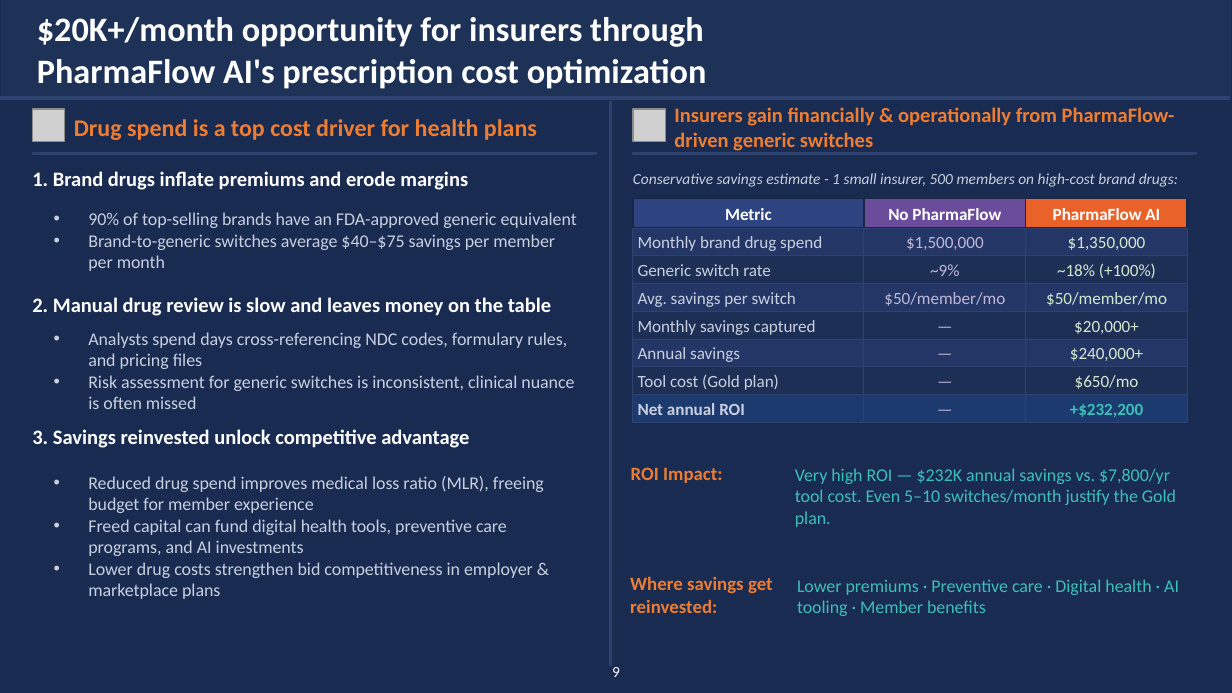
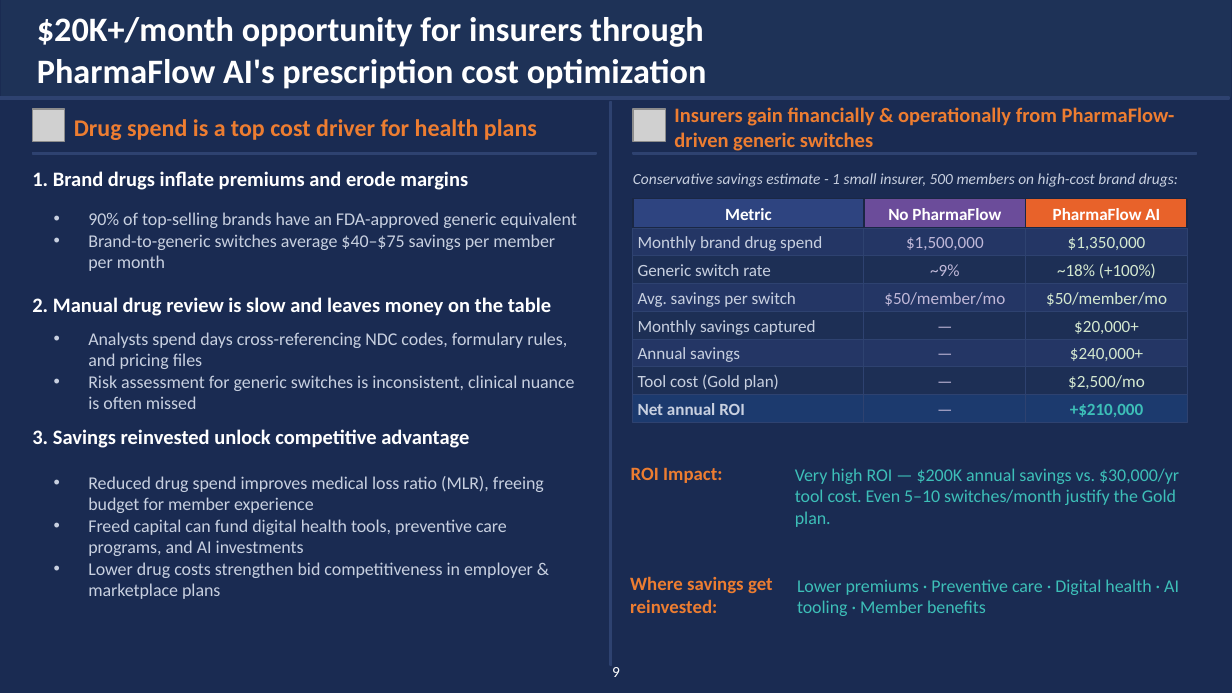
Before and after one commit to Aditimittal2809/PharmaFlow-AI, a slide deck: slide 7 of PharmaFlow_pitchdeck.pptx. Drawn at 1232x693 pixels with LibreOffice and Linux fonts; fonts in the diff are those of the drawing; grey boxes stand for pictures. Boxes give left, top, right and bottom in pixels: in the first picture for what was removed or moved away, otherwise in the second. Text is boxed around its words. In the diff, an @@ line names an element or a change of style, - is before the commit and + after.

Commit message:
PitchDeck Comit

```diff
--- a/PharmaFlow_pitchdeck.pptx
+++ b/PharmaFlow_pitchdeck.pptx
@@ text at <box>1068,375,1145,389</box>: text changed @@
-$650/mo
+$2,500/mo
@@ text at <box>1070,404,1143,417</box>: text changed @@
-+$232,200
++$210,000
@@ text at <box>795,468,1179,527</box>: text changed @@
-Very high ROI — $232K annual savings vs. $7,800/yr tool cost. Even 5–10 switches/month justify the Gold plan.
+Very high ROI — $200K annual savings vs. $30,000/yr tool cost. Even 5–10 switches/month justify the Gold plan.
```
Also in this commit, not shown: 2 other files.
